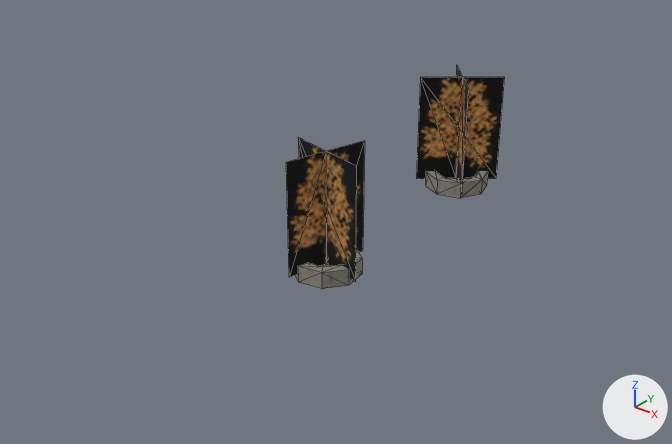
Two versions of the OBJ model examples/vehicle-playground/res/models/urban/procgen-procpain-tree-park-large-x2zm1.obj, one commit apart.
Camera for both pictures: a camera (50 mm lens) standing at (8.0, -47.6, 26.3) and looking at (-26.0, -5.0, -0.1). Every picture has the same lights, and +X, +Y and +Z are marked at lower right. The picture after the commit comes second. Mesh edges are drawn as thin lines. Where no turn or scale is listed for an object, it has been applied to the vertices. Vertices at exactly the same position are counted once.

Names of what the first picture shows: 'procgen-procpain-tree-park-large-x2zm1'.
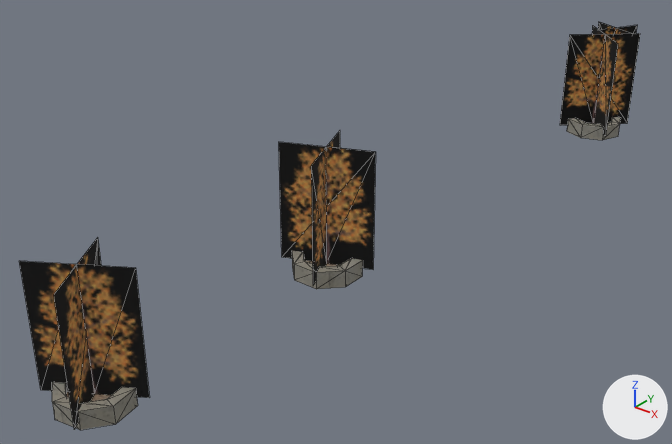
What the commit changed:
me_procgen_procpain_tree_park_large_x2zm1 is used by ob_procgen_procpain_tree_park_large_x2zm1; location (0.0, 0.0, 0.0).
me_procgen_procpain_tree_park_large_x2zm1 had 84 vertices, 136 faces and spanned x -25.2..-19.6, y -13.3..6.8, z 0.0..7.9.
me_procgen_procpain_tree_park_large_x2zm1 now has 168 vertices, 272 faces and spans x -24.8..-18.1, y -29.3..31.3, z 0.0..7.9.
me_procgen_procpain_tree_park_large_x2zm1 part 1: the loose piece of 10 vertices spanning x -25.2..-20.8, y 2.5..6.8, z 0.5..7.9 is turned -66.6 degrees about the z axis through its middle and scaled by 0.815, then moved by (0.3, 24.6, -0.8).
me_procgen_procpain_tree_park_large_x2zm1 part 2: the loose piece of 10 vertices spanning x -25.2..-20.8, y 2.5..6.8, z 0.5..7.9 is copied, and the copy is turned 4.2 degrees about the z axis through its middle, then moved by (2.7, 16.4, 0.0); it spans x -22.3..-18.2, y 19.0..23.1, z 0.5..7.9.
me_procgen_procpain_tree_park_large_x2zm1 part 3: the loose piece of 10 vertices spanning x -24.8..-19.6, y -13.3..-8.1, z 0.5..7.5 is copied, and the copy is turned -43.9 degrees about the z axis through its middle and scaled by 0.967, then moved by (-0.4, -16.4, -0.1); it spans x -24.8..-20.4, y -29.3..-24.9, z 0.5..7.3.
me_procgen_procpain_tree_park_large_x2zm1 part 4: the loose piece of 32 vertices spanning x -24.2..-20.2, y -12.7..-8.7, z 0.0..1.0 is turned -143.2 degrees about the z axis through its middle and scaled by 1.03.
me_procgen_procpain_tree_park_large_x2zm1 part 5: the loose piece of 32 vertices spanning x -25.2..-20.9, y 2.5..6.8, z 0.0..1.1 is turned -66.6 degrees about the z axis through its middle and scaled by 0.815, then moved by (0.3, 24.6, -0.1).
me_procgen_procpain_tree_park_large_x2zm1 part 6: the loose piece of 32 vertices spanning x -25.2..-20.9, y 2.5..6.8, z 0.0..1.1 is copied, and the copy is turned 4.2 degrees about the z axis through its middle, then moved by (2.7, 16.4, 0.0); it spans x -22.4..-18.1, y 18.9..23.2, z 0.0..1.1.
me_procgen_procpain_tree_park_large_x2zm1 part 7: the loose piece of 32 vertices spanning x -24.2..-20.2, y -12.7..-8.7, z 0.0..1.0 is copied, and the copy is turned -43.9 degrees about the z axis through its middle and scaled by 0.967, then moved by (-0.4, -16.4, 0.0); it spans x -24.5..-20.7, y -29.0..-25.1, z 0.0..1.0.
Part 8, on me_procgen_procpain_tree_park_large_x2zm1:
9 vertices are removed from x -24.8..-19.6, y -13.3..-8.1, z 0.5..7.5.
8 faces are deleted.
4 vertices are added at (-21.1, -13.2, 0.5), (-23.3, -8.1, 0.5), (-19.6, -9.6, 0.5), (-24.7, -11.8, 0.5).
5 new vertices lie (0.0, 0.0, 7.3) away from vertices in x -24.7..-19.6, y -13.2..-8.1, z 0.5.
8 new faces join them, mat_treea (picture img_treea_png).

Location of each change, (x1, y1, x2, y2) in pixels of the pictures (672 x 444 px; the box of a moved part takes in the faces that stretch with it):
'procgen-procpain-tree-park-large-x2zm1', reshaped (184% wider, 83% taller)
    before: (286, 66, 504, 289)
    after: (19, 22, 640, 430)
part 1 of me_procgen_procpain_tree_park_large_x2zm1, moved or reshaped
    before: (416, 66, 504, 193)
    after: (598, 22, 637, 34)
part 2 of me_procgen_procpain_tree_park_large_x2zm1, added
    after: (560, 26, 640, 136)
part 3 of me_procgen_procpain_tree_park_large_x2zm1, added
    after: (19, 238, 150, 429)
part 4 of me_procgen_procpain_tree_park_large_x2zm1, moved or reshaped
    before: (295, 249, 362, 289)
    after: (292, 251, 363, 289)
part 5 of me_procgen_procpain_tree_park_large_x2zm1, moved or reshaped (not visible afterwards)
    before: (425, 171, 488, 198)
part 6 of me_procgen_procpain_tree_park_large_x2zm1, added
    after: (567, 117, 620, 140)
part 7 of me_procgen_procpain_tree_park_large_x2zm1, added
    after: (52, 382, 138, 430)
part 8 of me_procgen_procpain_tree_park_large_x2zm1, moved or reshaped
    before: (286, 137, 365, 282)
    after: (279, 131, 376, 285)
